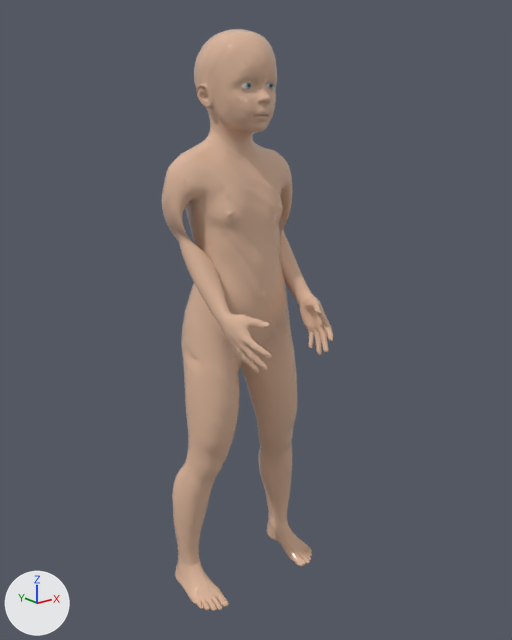
A saved change to the glTF model public/bodymap3d/v3/real-human/body-kleinkind-weiblich-real-v3.glb.
Both versions are drawn from a 50 mm camera at (-0.734, -0.921, 0.896) aimed at (0.007, 0.005, 0.525). Every picture has the same lights, and +X, +Y and +Z are marked at lower left. The picture after the commit comes second. Vertices at exactly the same position are counted once.

The first picture shows 'real-human-body'.
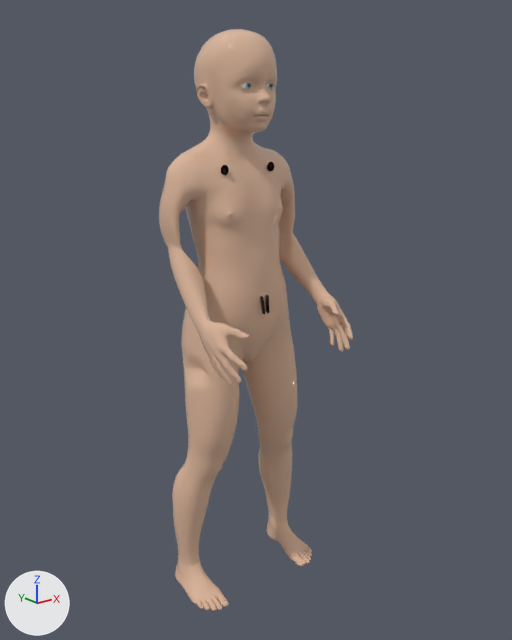
What differs and where, as boxes (x1, y1, x2, y2) in the pictures (512 x 640 px; the box of a moved part takes in the faces that stretch with it):
'real-human-body', reshaped (13% wider): before (161, 29, 333, 611); after (159, 29, 353, 611)
'real-human-labium-majus-left', added: after (260, 296, 265, 314)
'real-human-areola-left', added: after (221, 165, 229, 175)
part 1 of me_real_human_body, moved or reshaped: before (161, 154, 333, 385); after (159, 154, 353, 386)

Patch to the scene script:
```diff
--- a/public/bodymap3d/v3/real-human/body-kleinkind-weiblich-real-v3.glb.py
+++ b/public/bodymap3d/v3/real-human/body-kleinkind-weiblich-real-v3.glb.py
@@ mat_areola_skin @@
+mat_areola_skin = principled_material('areola_skin')
+mat_areola_skin.base_color = (0.48, 0.25, 0.2)  # beige #b8897c
+mat_areola_skin.roughness = 0.58
@@ me_real_human_body @@
 # used by ob_real_human_body; location = (0.0, 0.0, 0.0)
-me_real_human_body.from_pydata(...)  # 13380 vertices, 26756 faces; spans x -0.14..0.14, y -0.125..0.125, z 0.0..1.0
+me_real_human_body.from_pydata(...)  # 13380 vertices, 26756 faces; spans x -0.142..0.142, y -0.125..0.125, z 0.0..1.0
+# me_real_human_body part 1: 4142 of 13380 vertices moved; they spanned x -0.129..0.129, y -0.125..0.1, z 0.436..0.798 and now span x -0.142..0.142, y -0.125..0.1, z 0.436..0.799; mean shift (0.0, 0.0, -0.006); largest move (-0.069, -0.093, 0.474) -> (-0.123, -0.093, 0.467)
 me_real_human_body.materials.append(mat_skin_real_human)
@@ me_real_human_labium_majus_left @@
+me_real_human_labium_majus_left.from_pydata(...)  # 242 vertices, 480 faces; spans x -0.0081..-0.0023, y -0.0335..-0.0228, z 0.5465..0.5773
+me_real_human_labium_majus_left.materials.append(mat_areola_skin)  # beige #b8897c
@@ me_real_human_areola_left @@
+me_real_human_areola_left.from_pydata(...)  # 222 vertices, 440 faces; spans x -0.056..-0.04, y 0.0143..0.0193, z 0.777..0.793
+me_real_human_areola_left.materials.append(mat_areola_skin)  # beige #b8897c
@@ ob_real_human_labium_majus_left @@
+ob_real_human_labium_majus_left = bpy.data.objects.new('real-human-labium-majus-left', me_real_human_labium_majus_left)
+ob_real_human_labium_majus_left.location = (0.0, 0.0, 0.0)
@@ ob_real_human_areola_left @@
+ob_real_human_areola_left = bpy.data.objects.new('real-human-areola-left', me_real_human_areola_left)
+ob_real_human_areola_left.location = (0.0, 0.0, 0.0)
```
